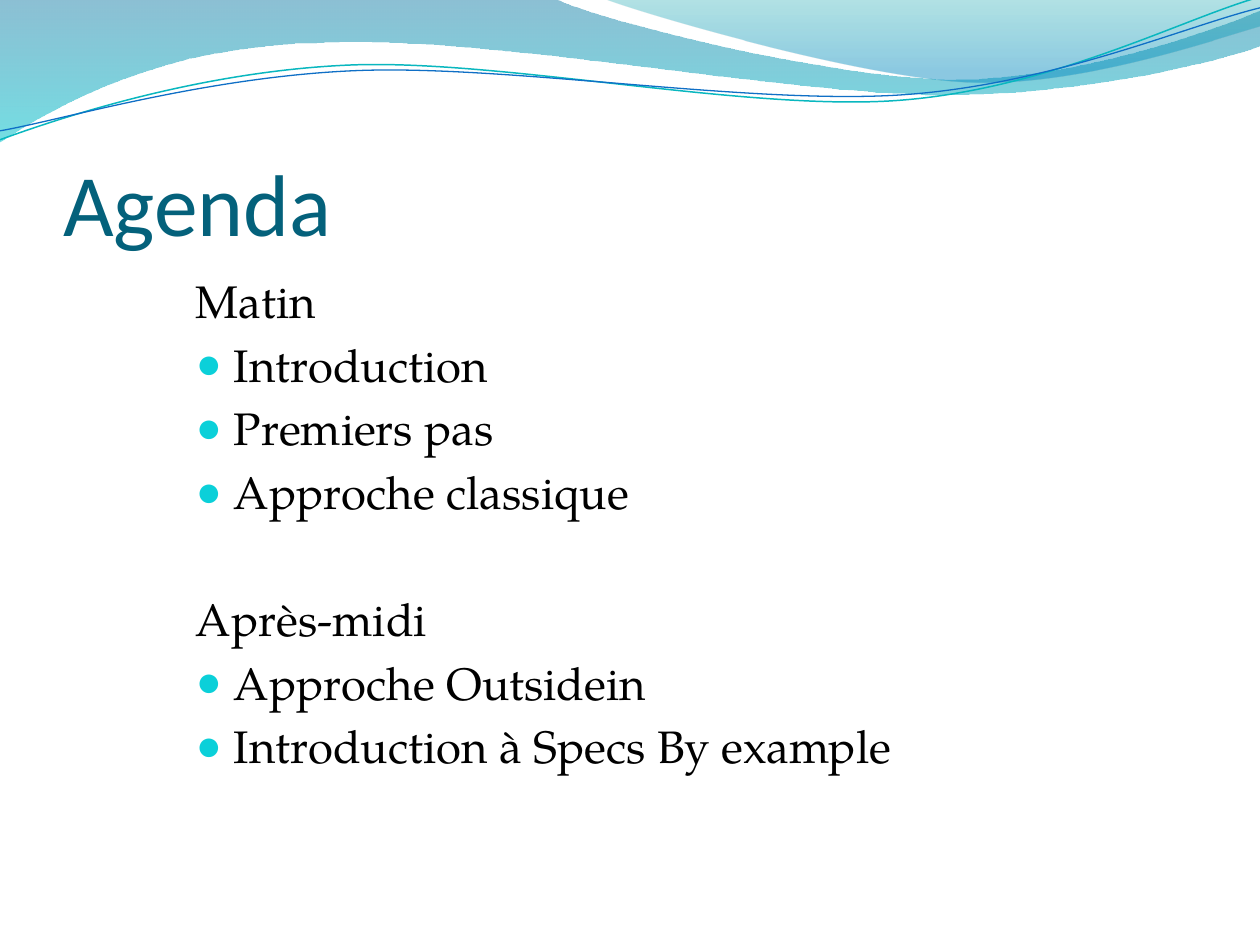
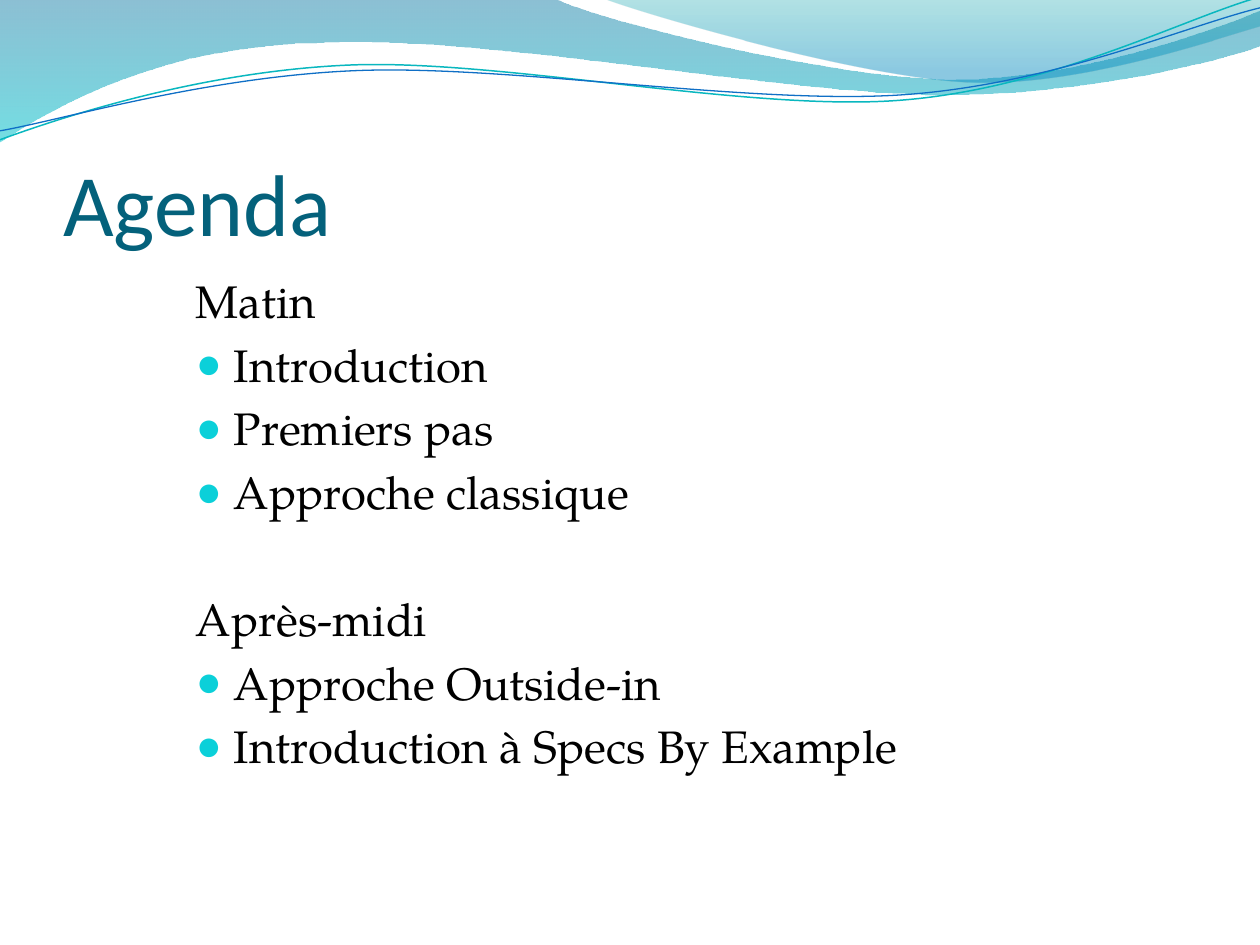
Before and after one commit to mathieucans/TDD.Trainig, a slide deck: slide 4 of docs/Introduction au TDD.2016.pptx. Drawn at 1260x945 pixels with LibreOffice and Linux fonts; fonts in the diff are those of the drawing; background and template pictures are left out. Boxes give left, top, right and bottom in pixels: in the first picture for what was removed or moved away, otherwise in the second. Text is boxed around its words. In the diff, an @@ line names an element or a change of style, - is before the commit and + after.

```diff
--- a/docs/Introduction au TDD.2016.pptx
+++ b/docs/Introduction au TDD.2016.pptx
@@ text at box(234, 667, 898, 776): text changed @@
-● Approche Outsidein
-● Introduction à Specs By example
+● Approche Outside-in
+● Introduction à Specs By Example
```
Also in this commit, not shown: 6 other slides changed.
